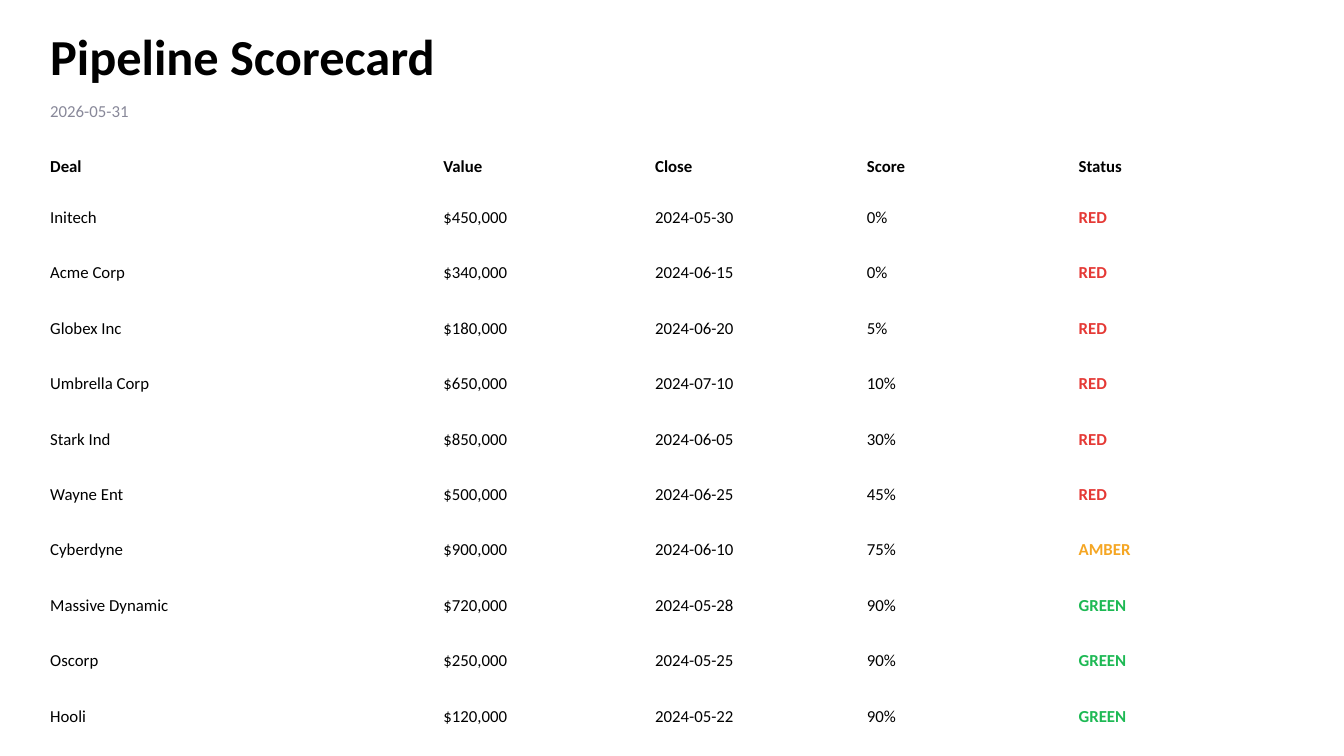
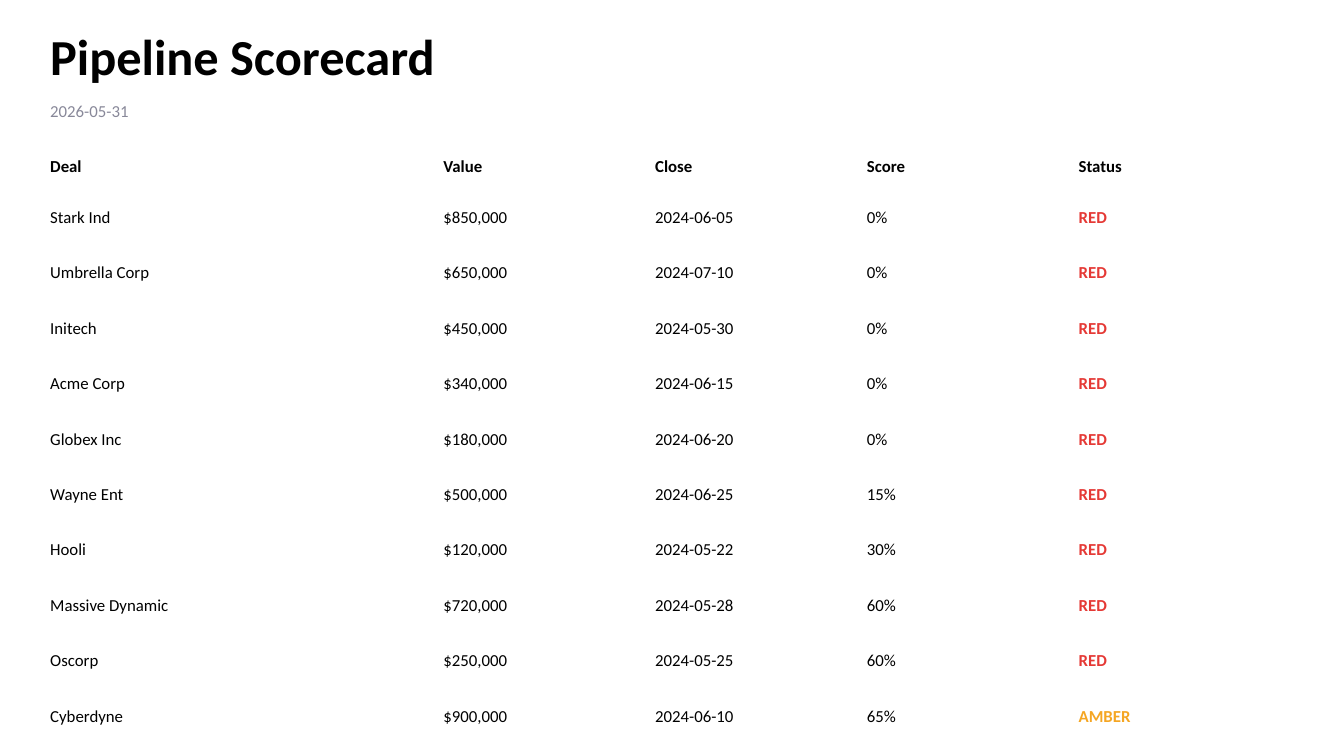
Before and after one commit to vineeta07/Piratesofcoralbean, a slide deck: slide 1 of backend/outputs/pipeline_deck.pptx. Drawn at 1344x756 pixels with LibreOffice and Linux fonts; fonts in the diff are those of the drawing. Boxes give left, top, right and bottom in pixels: in the first picture for what was removed or moved away, otherwise in the second. Text is boxed around its words. In the diff, an @@ line names an element or a change of style, - is before the commit and + after.

```diff
--- a/backend/outputs/pipeline_deck.pptx
+++ b/backend/outputs/pipeline_deck.pptx
@@ text "Stark Ind": place and size @@
-text "Stark Ind" at (50, 433, 111, 445)
+text "Stark Ind" at (50, 211, 111, 223)
@@ text at (443, 211, 507, 225): text changed @@
-$450,000
+$850,000
@@ text at (655, 211, 733, 223): text changed @@
-2024-05-30
+2024-06-05
@@ text at (50, 266, 149, 281): text changed @@
-Acme Corp
+Umbrella Corp
@@ text at (443, 266, 507, 280): text changed @@
-$340,000
+$650,000
@@ text at (655, 267, 733, 278): text changed @@
-2024-06-15
+2024-07-10
@@ text at (443, 323, 507, 336): text changed @@
-$180,000
+$450,000
@@ text at (655, 323, 733, 334): text changed @@
-2024-06-20
+2024-05-30
@@ text at (867, 322, 887, 334): text changed @@
-5%
+0%
@@ text at (50, 378, 125, 392): text changed @@
-Umbrella Corp
+Acme Corp
@@ text at (443, 378, 507, 391): text changed @@
-$650,000
+$340,000
@@ text at (655, 377, 733, 389): text changed @@
-2024-07-10
+2024-06-15
@@ text at (867, 377, 887, 389): text changed @@
-10%
+0%
@@ text at (443, 433, 507, 447): text changed @@
-$850,000
+$180,000
@@ text at (655, 433, 733, 445): text changed @@
-2024-06-05
+2024-06-20
@@ text added at (867, 433, 887, 445), 12 pt, text #000000 @@
+0%
@@ text at (867, 488, 896, 500): text changed @@
-45%
+15%
@@ 3 texts: place and size @@
-3 texts at (50, 211, 896, 445)
+3 texts at (50, 322, 896, 555)
@@ text at (50, 543, 86, 555): text changed @@
-Cyberdyne
+Hooli
@@ text at (443, 544, 507, 557): text changed @@
-$900,000
+$120,000
@@ text at (655, 544, 733, 555): text changed @@
-2024-06-10
+2024-05-22
@@ text removed at (867, 543, 896, 555) @@
-75%
@@ text at (1079, 544, 1107, 555): text changed; text colour #F5A623 to #E53935 @@
-AMBER
+RED
@@ text at (867, 599, 896, 611): text changed @@
-90%
+60%
@@ text at (1079, 600, 1107, 611): text changed; text colour #1DB954 to #E53935 @@
-GREEN
+RED
@@ text at (867, 654, 896, 666): text changed @@
-90%
+60%
@@ text at (1079, 655, 1107, 666): text changed; text colour #1DB954 to #E53935 @@
-GREEN
+RED
@@ text at (50, 710, 123, 725): text changed @@
-Hooli
+Cyberdyne
@@ text at (443, 711, 507, 724): text changed @@
-$120,000
+$900,000
@@ text at (655, 710, 733, 722): text changed @@
-2024-05-22
+2024-06-10
@@ text at (867, 710, 896, 722): text changed @@
-90%
+65%
@@ text at (1079, 711, 1131, 722): text changed; text colour #1DB954 to #F5A623 @@
-GREEN
+AMBER
```
Also in this commit, not shown: 10 other slides changed, 4 other files.
